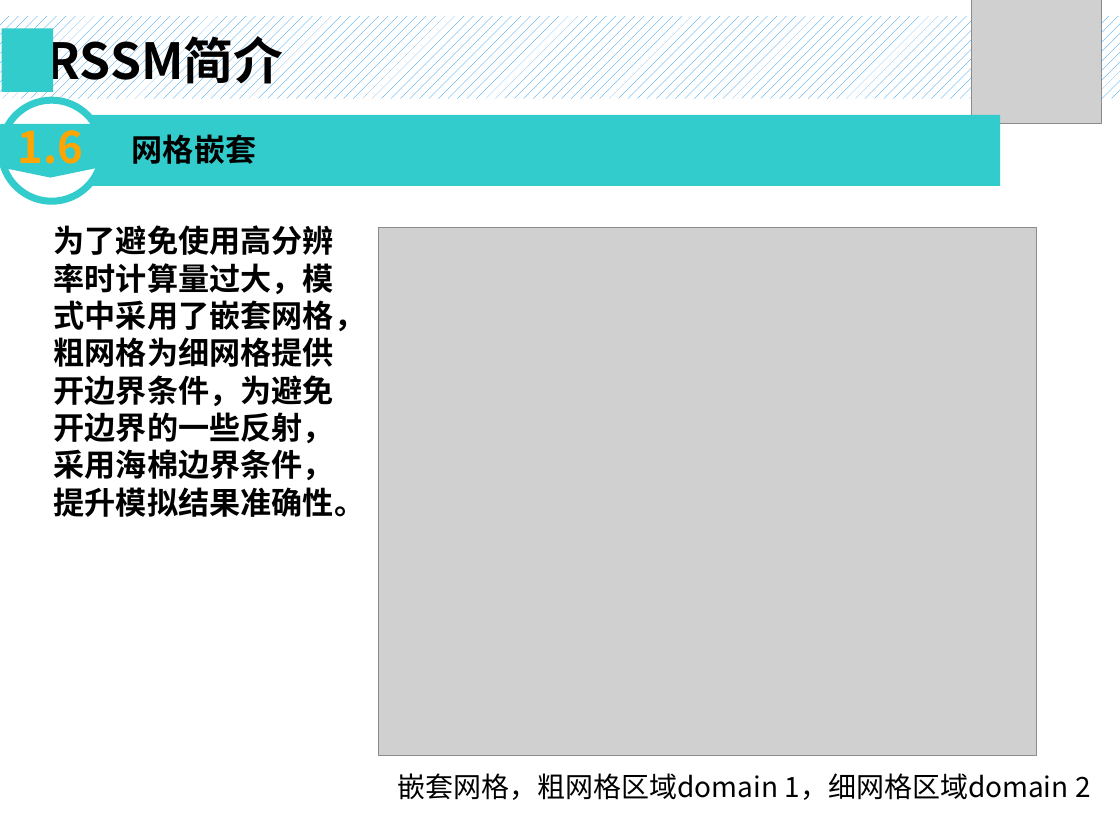
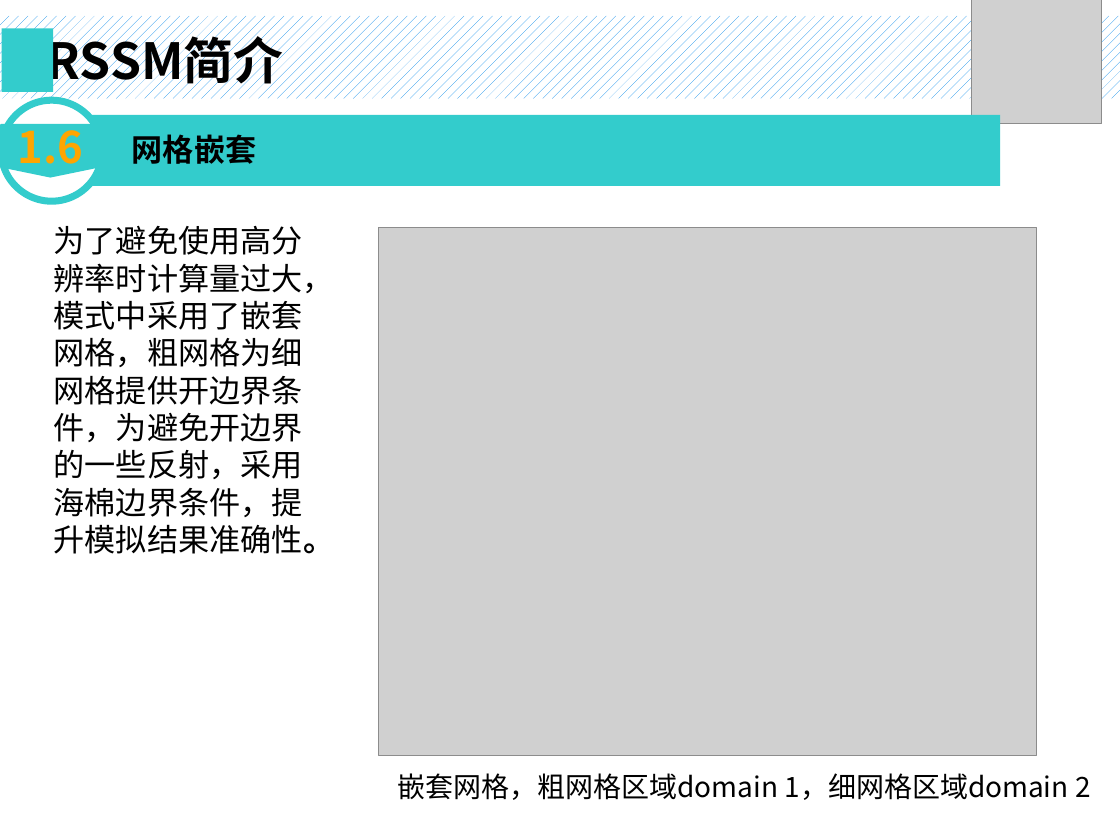
Before and after one commit to islandowner95/RSSM, a slide deck: slide 10 of doc/RSSM_V1.0_Introduction.pptx (slide 9 before the commit). Drawn at 1120x840 pixels with LibreOffice and Linux fonts; fonts in the diff are those of the drawing; grey boxes stand for pictures. Boxes give left, top, right and bottom in pixels: in the first picture for what was removed or moved away, otherwise in the second. Text is boxed around its words. In the diff, an @@ line names an element or a change of style, - is before the commit and + after.

```diff
--- a/doc/RSSM_V1.0_Introduction.pptx
+++ b/doc/RSSM_V1.0_Introduction.pptx
@@ text "为了避免使用高分辨率时计算量过大，模式中采用了嵌套网格，粗网格为细网格提供开边界条件，为避免开边界的一些反射，采用海棉边 ..." at [54,226,335,554]: bold off @@
```
Also in this commit, not shown: 12 other slides changed, 8 slides added.
